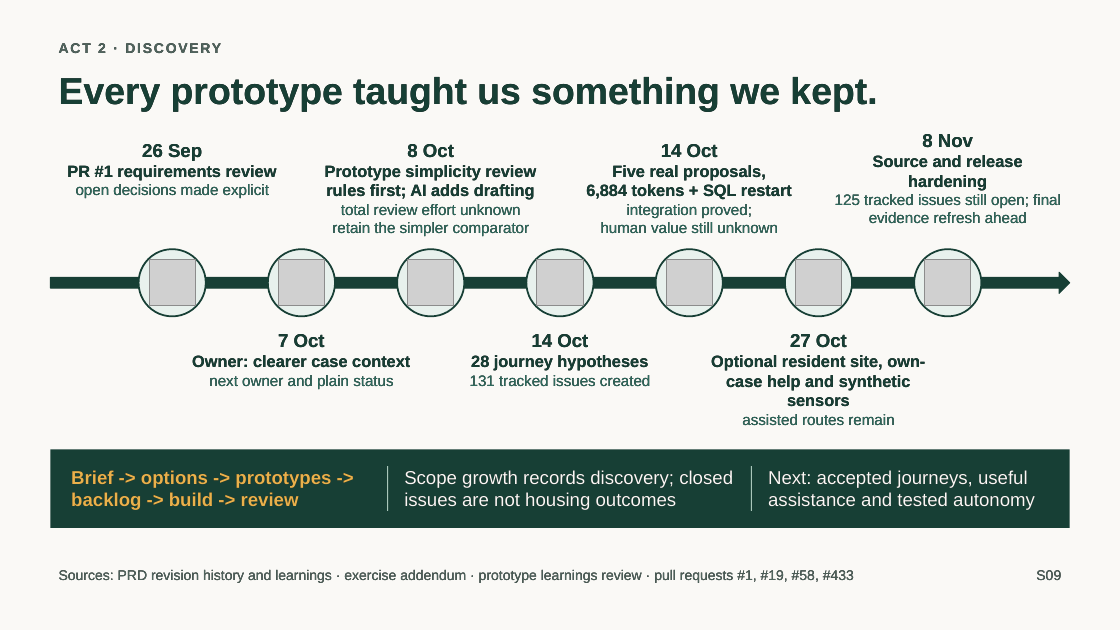
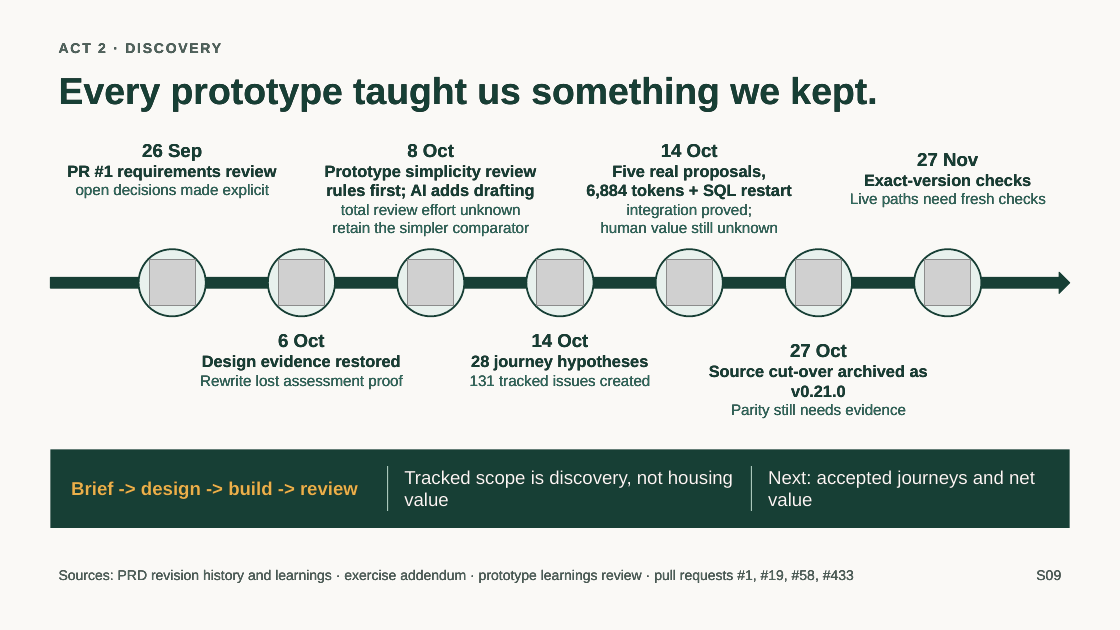
Before and after one commit to jmservera/ama, a slide deck: slide 10 of docs/capstone/deck/zava-forward-cowork-v2-draft.pptx. Drawn at 1120x630 pixels with LibreOffice and Linux fonts; fonts in the diff are those of the drawing; grey boxes stand for pictures. Boxes give left, top, right and bottom in pixels: in the first picture for what was removed or moved away, otherwise in the second. Text is boxed around its words. In the diff, an @@ line names an element or a change of style, - is before the commit and + after.

```diff
--- a/docs/capstone/deck/zava-forward-cowork-v2-draft.pptx
+++ b/docs/capstone/deck/zava-forward-cowork-v2-draft.pptx
@@ text at (x1=850, y1=153, x2=1046, y2=208): text changed; text colour #2E6B5E to #173F35; bold on @@
-8 Nov
-Source and release hardening
-125 tracked issues still open; final evidence refresh ahead
+27 Nov
+Exact-version checks
+Live paths need fresh checks
@@ text at (x1=200, y1=334, x2=402, y2=389): text changed; size 14 to 13 pt @@
-7 Oct
-Owner: clearer case context
-next owner and plain status
+6 Oct
+Design evidence restored
+Rewrite lost assessment proof
@@ text at (x1=709, y1=365, x2=928, y2=419): text changed @@
-Optional resident site, own-case help and synthetic sensors
-assisted routes remain
+Source cut-over archived as v0.21.0
+Parity still needs evidence
@@ text at (x1=404, y1=470, x2=733, y2=506): text changed @@
-Scope growth records discovery; closed issues are not housing outcomes
+Tracked scope is discovery, not housing value
@@ text at (x1=768, y1=470, x2=1035, y2=506): text changed @@
-Next: accepted journeys, useful assistance and tested autonomy
+Next: accepted journeys and net value
@@ text at (x1=71, y1=481, x2=358, y2=499): text changed @@
-Brief -> options -> prototypes -> backlog -> build -> review
+Brief -> design -> build -> review
```
Also in this commit, not shown: 17 other slides changed, 2 slides added, 2 slides removed, 55 other files.
